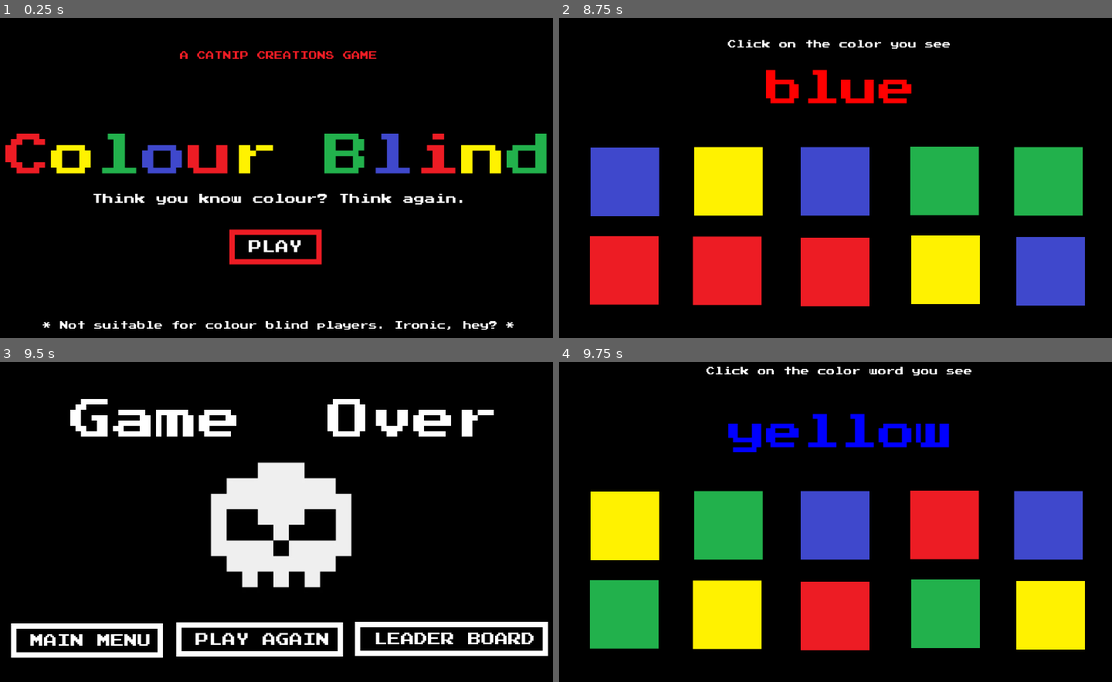
Above: before the commit, frames 1-4 (two rows, left to right).
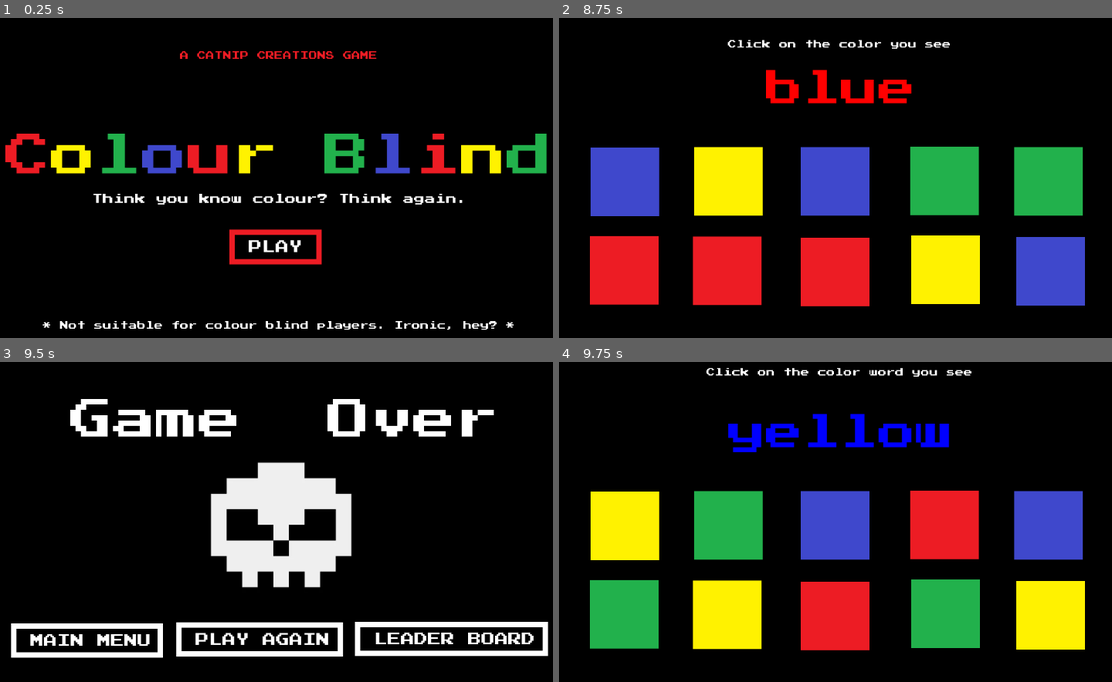
Above: after the commit, the same moments.

Repository: kwrightsk/game-jam-january-2026
Game: Godot game, scene res://Scenes/title_screen.tscn
Two runs of this game, one before a commit and one after it. Both use one fixed random seed, a clock stepped at 60 frames per second and the inputs below.
Inputs (mouse positions are in pixels of both pictures, inside the frame that each line leads up to):
- Up to frame 1 (0.25 s): no input
- Up to frame 2 (8.75 s): click "PLAY" at 0.5 s; tap Enter at 1.25, 2.75, 4.25 s; move the mouse to (796, 149) at 1.27 s; press the mouse at (796, 149) at 1.28 s; tap Space at 2, 3.5, 5 s; move the mouse to (890, 149) at 2.02 s; release the mouse at (890, 149) at 2.03 s; click (890, 149) at 2.1 s; move the mouse to (796, 245) at 2.77 s; press the mouse at (796, 245) at 2.78 s; move the mouse to (890, 245) at 3.52 s; release the mouse at (890, 245) at 3.53 s; click (890, 245) at 3.6 s; move the mouse to (1023, 235) at 4.27 s; press the mouse at (1023, 235) at 4.28 s; move the mouse to (653, 130) at 5.02 s; release the mouse at (653, 130) at 5.03 s; click (653, 130) at 5.1 s; move the mouse to (868, 184) at 5.77 s; press the mouse at (868, 184) at 5.78 s; release the mouse at (868, 184) at 6.5 s; click "PLAY AGAIN" at 6.5 s; move the mouse to (796, 216) at 7.27 s; click (796, 216) at 7.35 s; click "PLAY AGAIN" at 8 s
- Up to frame 3 (9.5 s): move the mouse to (66, 525) at 8.77 s; press the mouse at (66, 525) at 8.78 s
- Up to frame 4 (9.75 s): release the mouse at (625, 525) at 9.5 s; click "PLAY AGAIN" at 9.5 s

Frames 1-3 are identical in both runs. In frame 4, 0.4% of the frame differs, in the area x 26-75%, y 1-5%.

Commit message:
fixed positioning of the header for the mini game

Diff:
--- a/Scenes/word_color_picker.tscn
+++ b/Scenes/word_color_picker.tscn
@@ -20,13 +20,13 @@
 
 [node name="Instruction" type="Label" parent="CanvasLayer"]
 anchors_preset = -1
-anchor_top = -0.0601852
+anchor_top = -0.121914
 anchor_right = 0.0720486
-anchor_bottom = -0.121914
+anchor_bottom = -0.177469
 offset_left = 327.0
-offset_top = 104.0
+offset_top = 142.0
 offset_right = 743.0
-offset_bottom = 167.0
+offset_bottom = 205.0
 mouse_filter = 1
 theme_override_fonts/font = ExtResource("2_tqnll")
 text = "Click on the color word you see"
